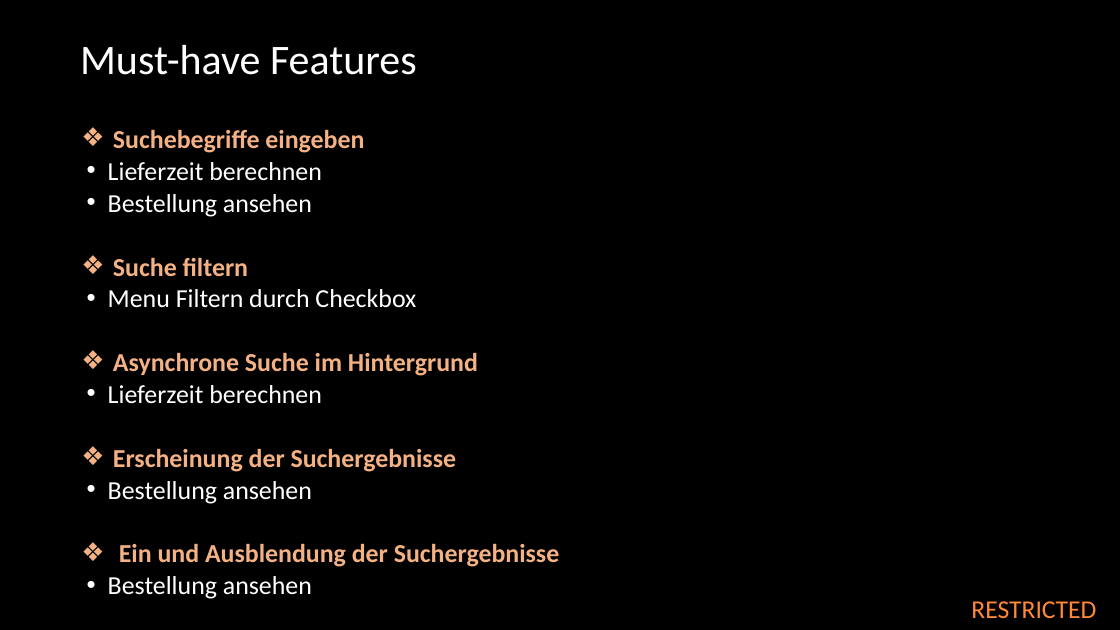
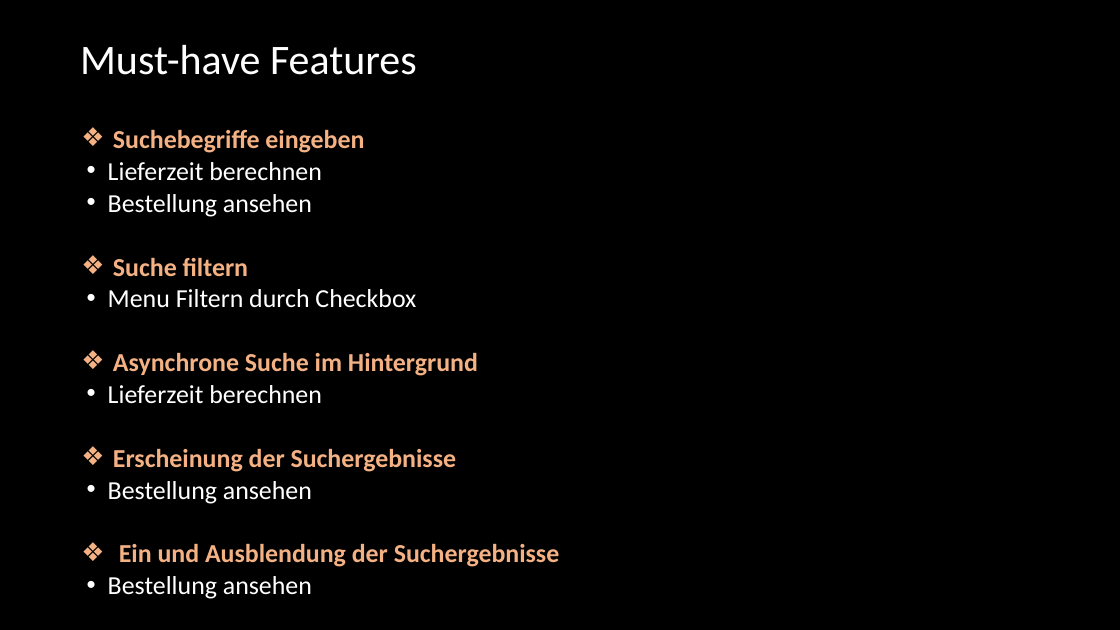
Before and after one commit to baechlja/Restaurant_API_website, a slide deck: slide 8 of documentation/WebProject09112021.pptx. Drawn at 1120x630 pixels with LibreOffice and Linux fonts; fonts in the diff are those of the drawing; background and template pictures are left out. Boxes give left, top, right and bottom in pixels: in the first picture for what was removed or moved away, otherwise in the second. Text is boxed around its words. In the diff, an @@ line names an element or a change of style, - is before the commit and + after.

```diff
--- a/documentation/WebProject09112021.pptx
+++ b/documentation/WebProject09112021.pptx
@@ text removed at <box>971,601,1096,618</box> @@
-RESTRICTED
```
Also in this commit, not shown: 9 other slides changed, 2 other files.
